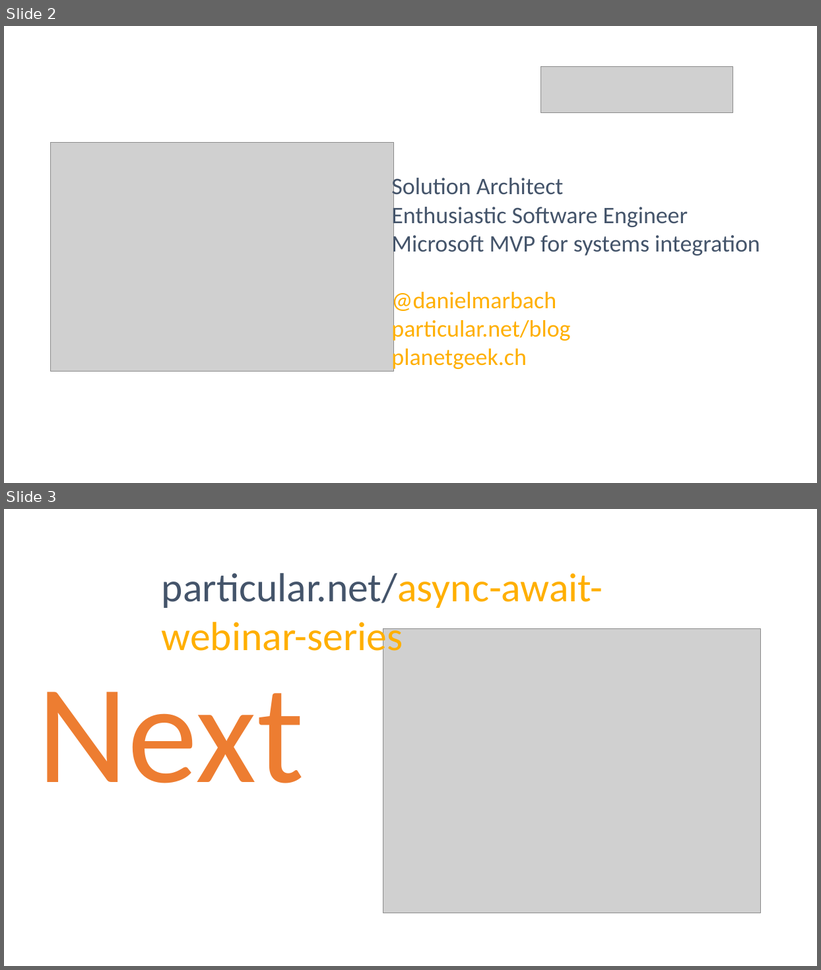
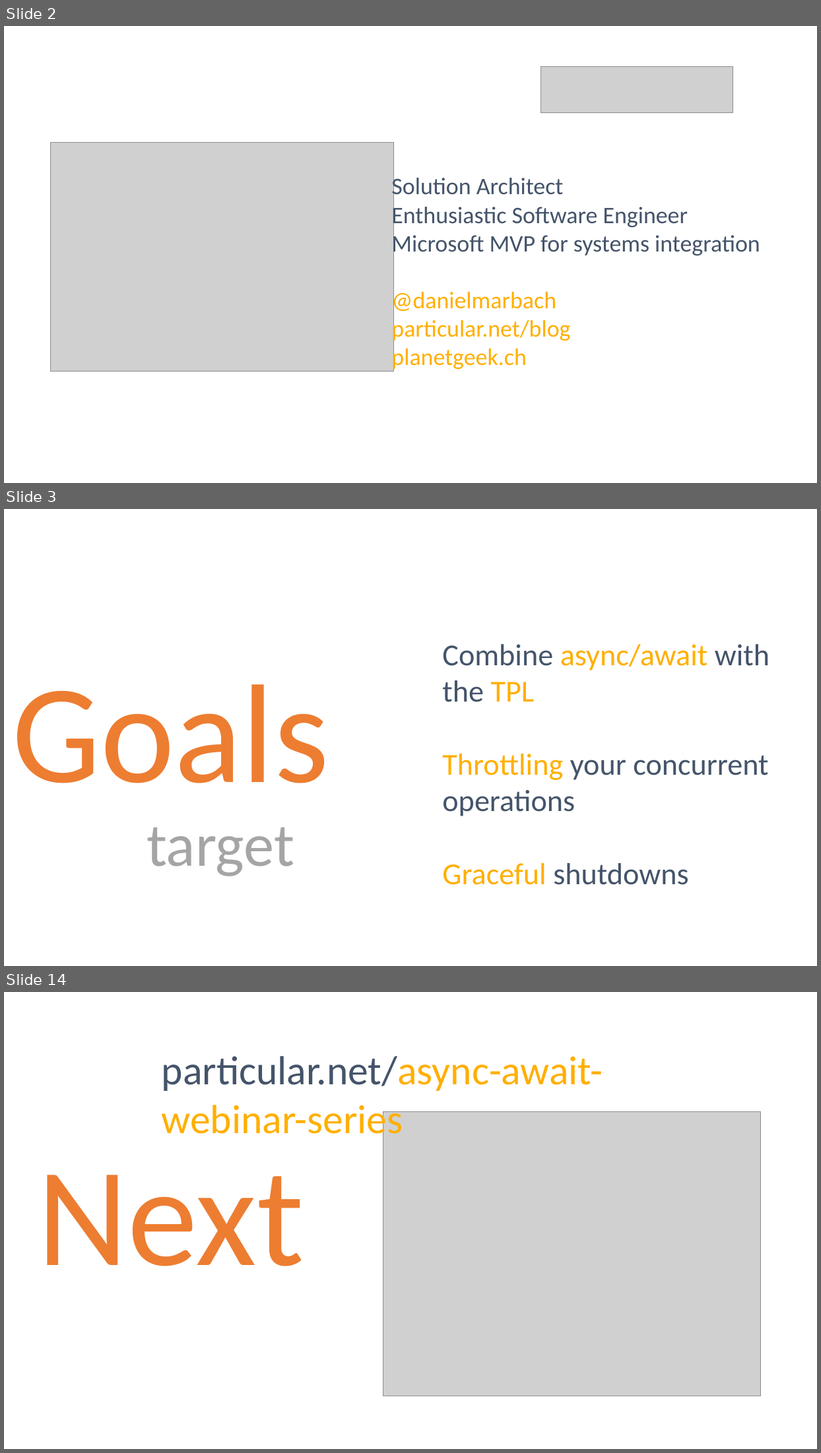
Before and after one commit to danielmarbach/03-03-2016-AsyncWebinar, a slide deck: webinar.pptx. Shown one above the other, each under a label of ours: slides 2 and 3 before the commit, slides 2, 3 and 14 after it; the slides between them are not shown. The pictures are 821x970 and 821x1453 pixels, drawn with LibreOffice and Linux fonts; fonts in the diff are those of the drawing; grey boxes stand for pictures. Boxes give left, top, right and bottom in pixels: in the first picture for what was removed or moved away, otherwise in the second. Text is boxed around its words. In the diff, an @@ line names an element or a change of style, - is before the commit and + after.

```diff
--- a/webinar.pptx
+++ b/webinar.pptx
@@ slide 3 added at bbox=[4, 509, 817, 966], background #FFFFFF @@
@@ text added at bbox=[442, 644, 770, 885], 36 pt, text #44546A @@
+Combine async/await with the TPL
+Throttling your concurrent operations
+Graceful shutdowns
@@ text added at bbox=[12, 685, 329, 784], 166 pt, text #ED7D31 @@
+Goals
@@ text added at bbox=[147, 828, 294, 877], 72 pt, text #A5A5A5 @@
+target
@@ what was slide 3 is now slide 14 @@
```
Also in this commit, not shown: 10 other slides added.
